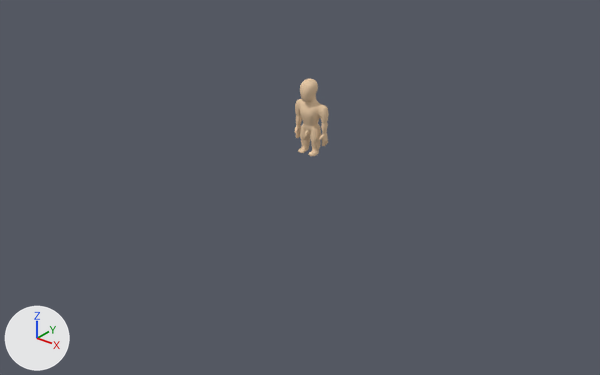
Renders of the Blender file blender/HeroBase/HeroBase16x16.blend from each side of a commit.
Both versions are drawn from a 50 mm lens placed at (12.14, -15.54, 8.55), pointed at (0.31, -0.75, -0.62). Arrows for +X, +Y and +Z are at lower left; the lights stay in place.

In view in the first picture: 'Man'.
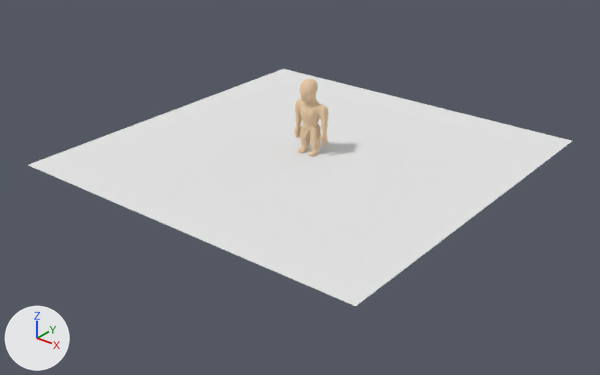
Changed parts and their boxes (x1, y1, x2, y2) in the pictures (600 x 375 px):
'RenderPlatform', shown: after (28, 69, 572, 306)

The change, as a list of edits to the scene's bpy script:
```text
Change ob_renderplatform:
    remove ob_renderplatform.hide_set(True)  # its collection is switched off
```
